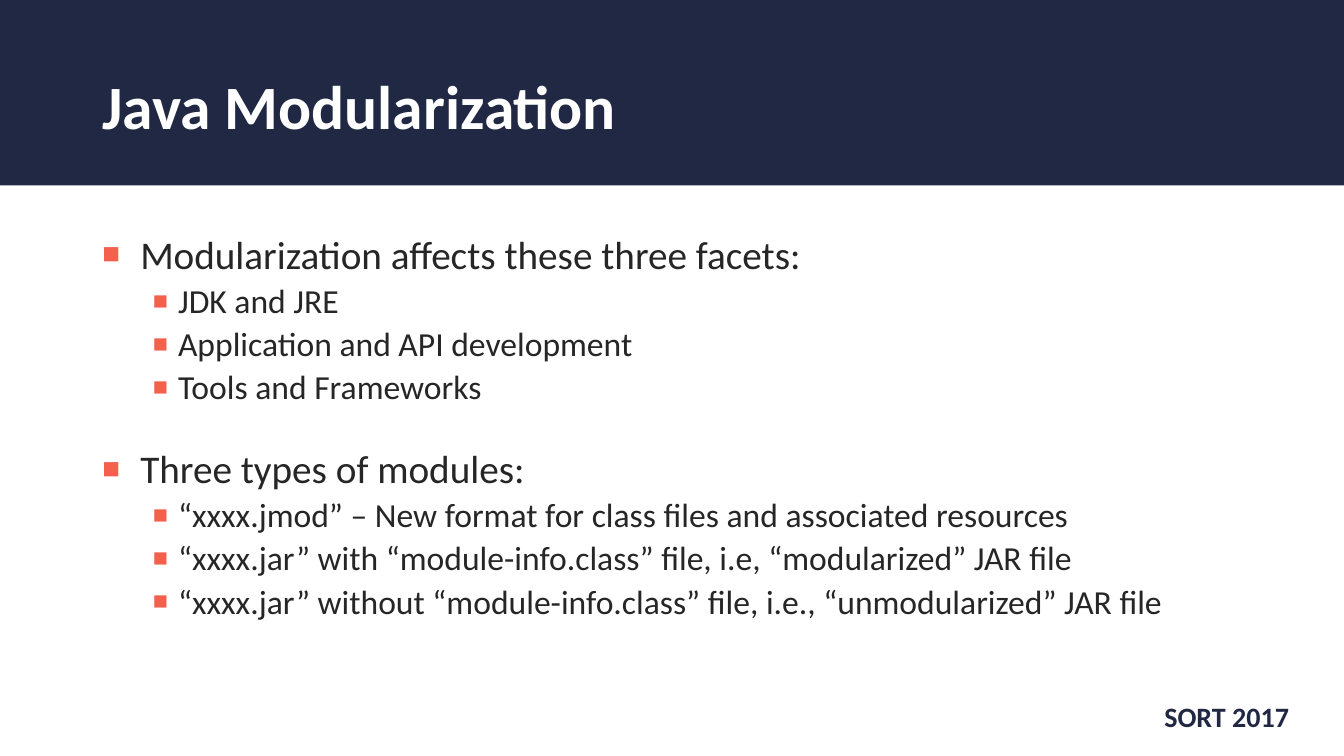
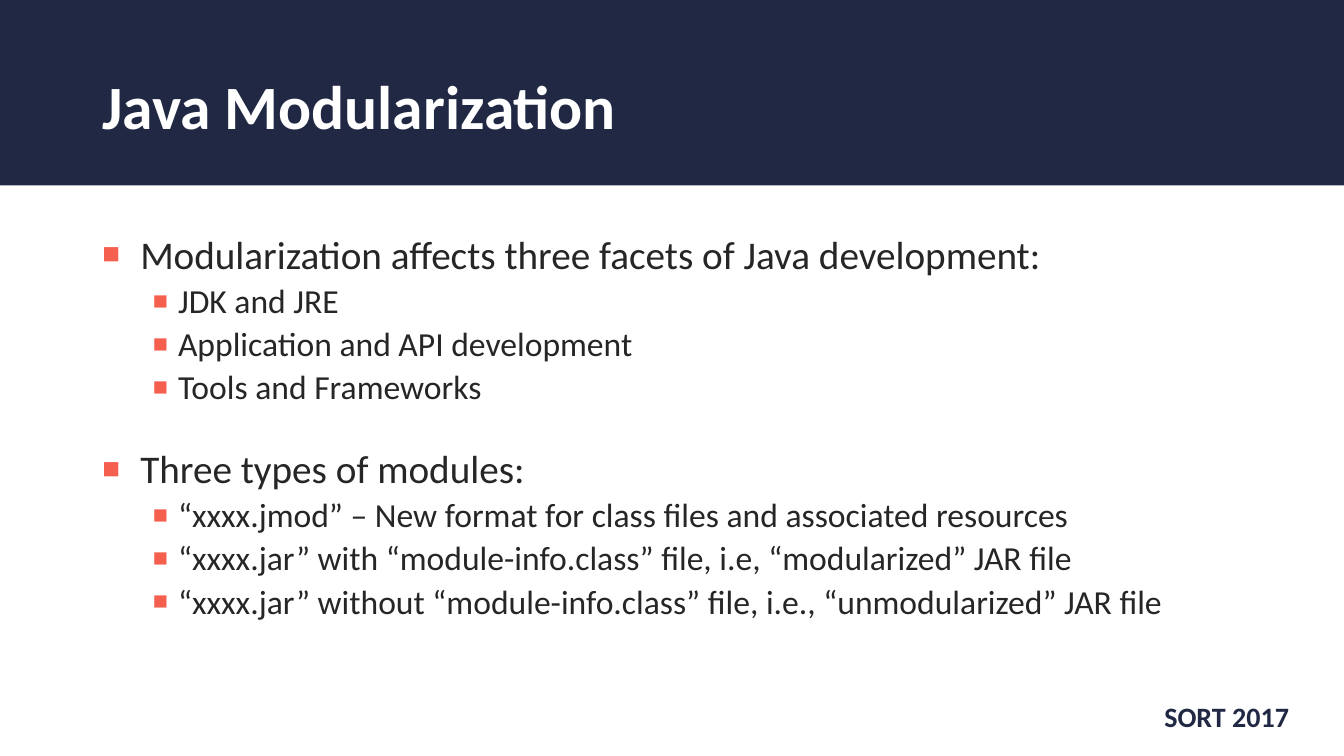
Before and after one commit to wjohnson000/java9-sort, a slide deck: slide 8 of sort-2017-java9.pptx. Drawn at 1344x756 pixels with LibreOffice and Linux fonts; fonts in the diff are those of the drawing; background and template pictures are left out. Boxes give left, top, right and bottom in pixels: in the first picture for what was removed or moved away, otherwise in the second. Text is boxed around its words. In the diff, an @@ line names an element or a change of style, - is before the commit and + after.

```diff
--- a/sort-2017-java9.pptx
+++ b/sort-2017-java9.pptx
@@ text at <box>140,241,1040,276</box>: text changed @@
-■ Modularization affects these three facets:
+■ Modularization affects three facets of Java development:
```
Also in this commit, not shown: 11 other slides changed, 2 slides added, 9 other files.
